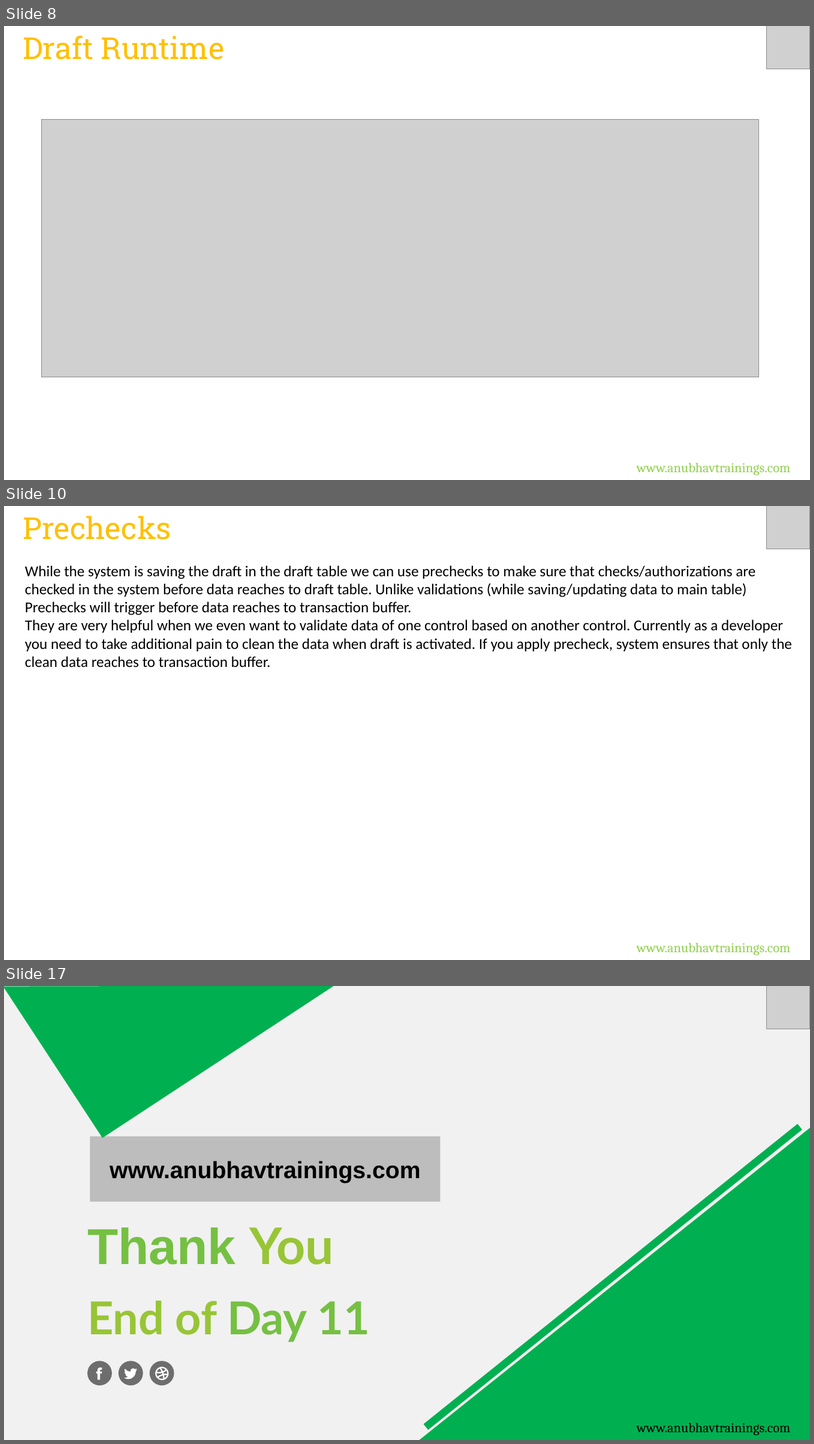
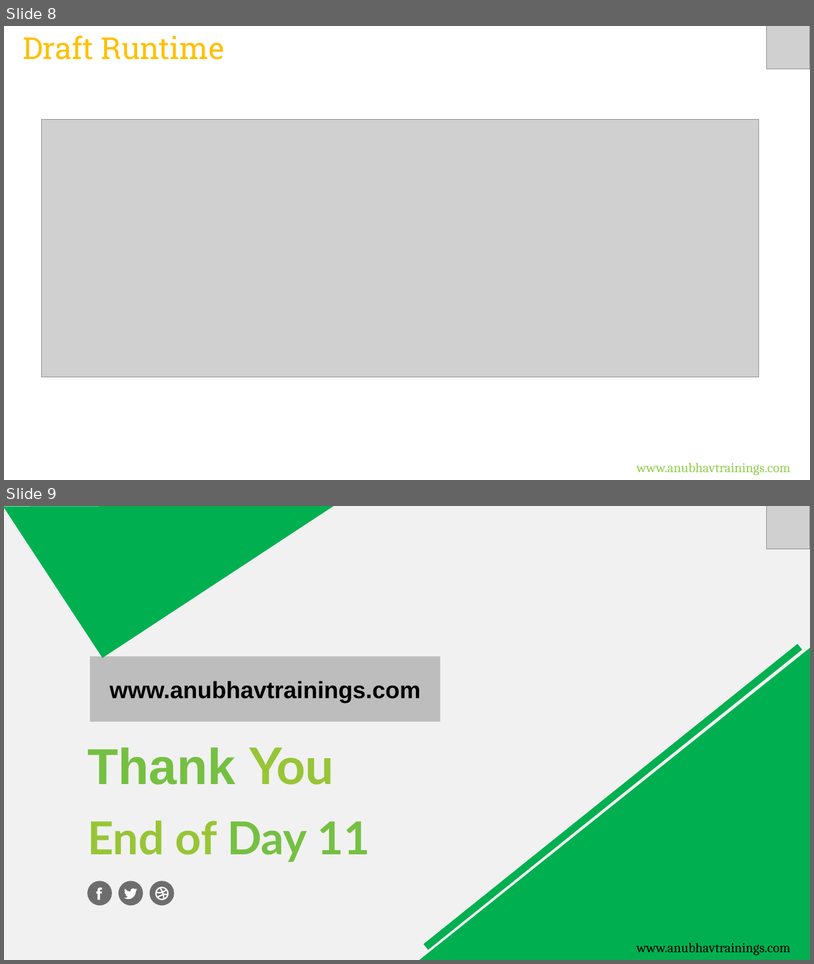
Before and after one commit to tprudhvisap/RAP_Training_Applied_Materials, a slide deck: Day 11/DAY-11.pptx. Shown one above the other, each under a label of ours: slides 8, 10 and 17 before the commit, slides 8 and 9 after it; the slides between them are not shown. The pictures are 814x1444 and 814x964 pixels, drawn with LibreOffice and Linux fonts; fonts in the diff are those of the drawing; grey boxes stand for pictures. Boxes give left, top, right and bottom in pixels: in the first picture for what was removed or moved away, otherwise in the second. Text is boxed around its words. In the diff, an @@ line names an element or a change of style, - is before the commit and + after.

```diff
--- a/Day 11/DAY-11.pptx
+++ b/Day 11/DAY-11.pptx
@@ slide 10 removed at box(4, 506, 810, 960), background #FFFFFF @@
@@ text removed at box(23, 516, 171, 540) @@
-Prechecks
@@ picture removed at box(767, 506, 810, 549) @@
@@ text removed at box(25, 565, 792, 667) @@
-While the system is saving the draft in the draft table we can use prechecks to make sure that checks/authorizations are checked in the system before data reaches to draft table. Unlike validations (while saving/updating data to main table) Prechecks will trigger before data reaches to transaction buffer.
-They are very helpful when we even want to validate data of one control based on another control. Currently as a developer you need to take additional pain to clean the data when draft is activated. If you apply precheck, system ensures that only the clean data reaches to transaction buffer.
@@ text removed at box(637, 942, 791, 955) @@
-www.anubhavtrainings.com
@@ what was slide 17 is now slide 9 @@
```
Also in this commit, not shown: 2 slides changed, 7 other slides removed, 2 other files.
